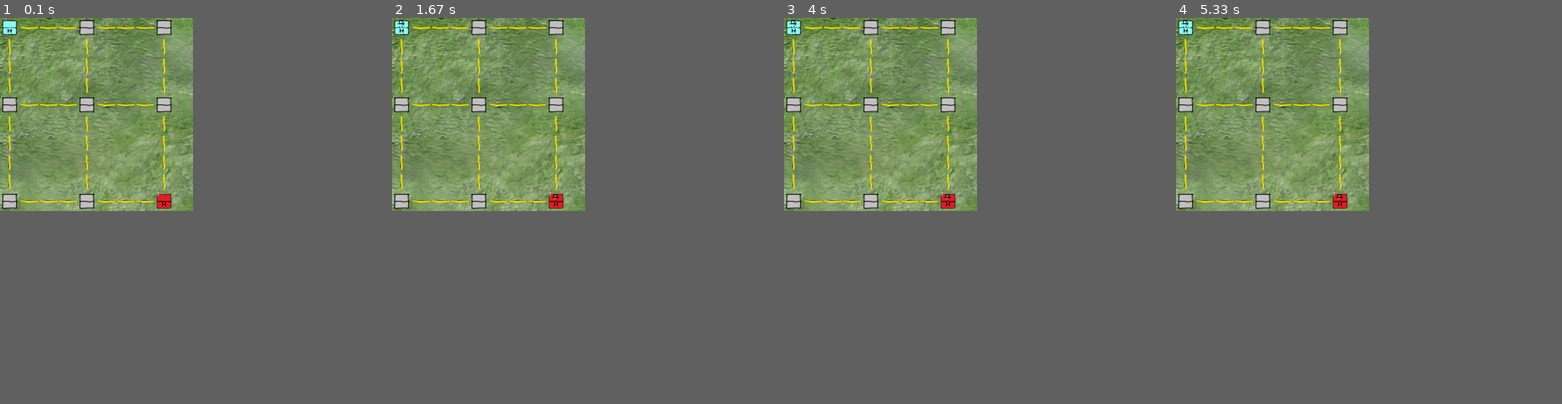
Above: before the commit, frames 1-4 (left to right).
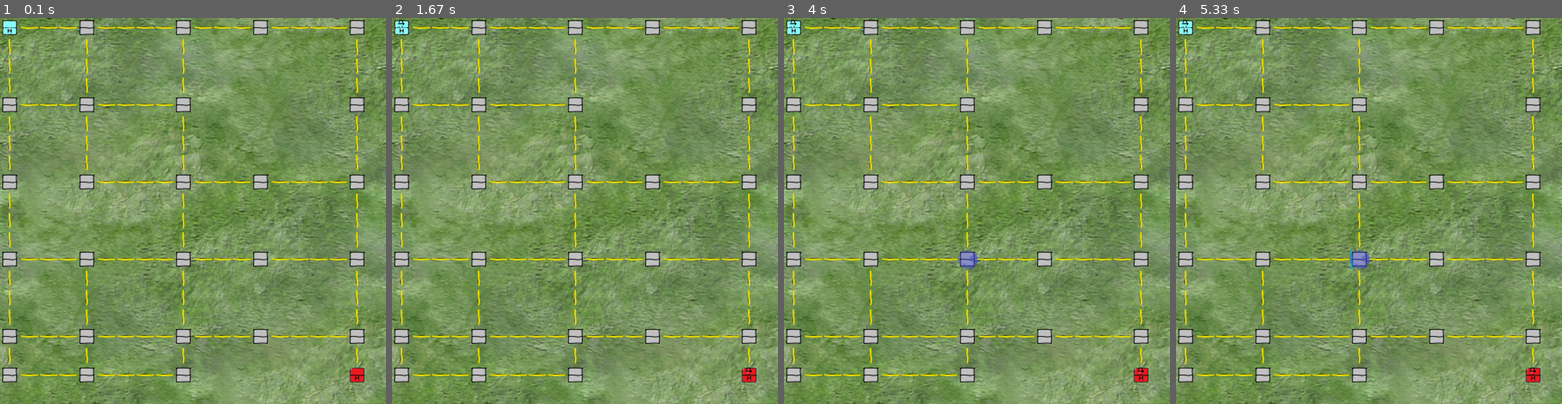
Above: after the commit, the same moments.

Repository: czebrose/ML_Projects
Game: pygame game, started from ML-Tutorial/NodeFightGame/game.py
The game is run twice, just before and just after one commit, with the same random seed, the same clock (stepped at 60 frames per second) and the same inputs.
Inputs (mouse positions are in pixels of both pictures, inside the frame that each line leads up to):
- Up to frame 1 (0.1 s): no input
- Up to frame 2 (1.67 s): click (585, 211) at 0.38 s
- Up to frame 3 (4 s): click (977, 257) at 3.72 s
- Up to frame 4 (5.33 s): hold Up 4-4.3 s; hold Right 4.33-4.8 s; hold Left from 4.83 s (still down)
In our replay, the window is 450x450 before the commit and 900x900 after it. These sizes can differ from the game's own. Grey fills any space a smaller window leaves; there, only what the larger window draws over its background counts as a difference.

The runs differ from the first frame. In frame 1, 76% of the frame differs, in the area x 0-100%, y 0-100%; in frame 2, 76%; in frame 3, 76%; in frame 4, 76%.

Commit message:
Added controls for the red player and fixed the orienation issue.

Diff:
--- /dev/null
+++ b/ML-Tutorial/NodeFightGame/building.py
@@ -0,0 +1,34 @@
+from enum import Enum
+import util
+import pygame
+
+
+HOME_BUILDING_IMG = util.load_img("building_home.png")
+
+
+class BuildingType(Enum):
+    ERROR = -1
+    EMPTY = 0
+    HOME = 1
+    MINE = 2
+    BARRACKS = 3
+
+
+class Building:
+    def __init__(self, type):
+        self.type = type
+
+    def can_spawn_unit(self):
+        return self.type is BuildingType.HOME or self.type is BuildingType.BARRACKS
+
+    def generate_gold(self):
+        if self.type is BuildingType.HOME:
+            return util.HOME_GOLD_PRODUCTION
+        elif self.type == BuildingType.MINE:
+            return util.MINE_GOLD_PRODUCTION
+        else:
+            return 0
+
+    def draw(self, win, pos):
+        if self.type == BuildingType.HOME:
+            win.blit(HOME_BUILDING_IMG, pos)
--- a/ML-Tutorial/NodeFightGame/game.py
+++ b/ML-Tutorial/NodeFightGame/game.py
@@ -7,8 +7,8 @@
 from road import Road
 
 
-WIN_WIDTH = 500
-WIN_HEIGHT = 500
+WIN_WIDTH = 1000
+WIN_HEIGHT = 1000
 
 BACKGROUND_IMG = util.load_img("background.png")
 
@@ -56,10 +56,6 @@
     for col in global_map:
         for location in col:
             if location is not None:
-                location.resolve_passing_conflicts()
-    for col in global_map:
-        for location in col:
-            if location is not None:
                 location.accept_unit()
     return global_map
 
@@ -84,30 +80,30 @@
     for c in map_file_contents:
         if c == 'N' or c == 'B' or c == 'R':
             node = Node(x_index, y_index, c)
-            new_map[x_index].append(node)
-            y_index += 1
+            new_map[y_index].append(node)
+            x_index += 1
         elif c == '+':
             road = Road(x_index, y_index)
-            new_map[x_index].append(road)
+            new_map[y_index].append(road)
+            x_index += 1
+        elif c == '\n':
+            x_index = 0
             y_index += 1
-        elif c == '\n':
-            y_index = 0
-            x_index += 1
             new_map.append([])
         else:
-            new_map[x_index].append(None)
-            y_index += 1
-    for x, col in enumerate(new_map):
-        for y, location in enumerate(col):
+            new_map[y_index].append(None)
+            x_index += 1
+    for y, row in enumerate(new_map):
+        for x, location in enumerate(row):
             if location:
-                if y < len(col) - 1:
-                    south_loc = new_map[x][y+1]
+                if x < len(row) - 1:
+                    east_loc = new_map[y][x+1]
+                    if east_loc:
+                        location.add_neighbor(Direction.EAST, east_loc)
+                if y < len(new_map) - 1:
+                    south_loc = new_map[y+1][x]
                     if south_loc:
                         location.add_neighbor(Direction.SOUTH, south_loc)
-                if x < len(new_map) - 1:
-                    east_loc = new_map[x+1][y]
-                    if east_loc:
-                        location.add_neighbor(Direction.EAST, east_loc)
     return new_map
 
 
--- a/ML-Tutorial/NodeFightGame/location.py
+++ b/ML-Tutorial/NodeFightGame/location.py
@@ -79,15 +79,6 @@
             loc.unit_in_loc = unit
             loc.expected_units = []
 
-    def resolve_passing_conflicts(self):
-        if len(self.expected_units) >= 1 and self.unit_in_loc is not None:
-            exp_unit_a, exp_loc_a = self.expected_units[0]
-            if len(exp_loc_a.expected_units) >= 1:
-                exp_unit_b, exp_loc_b = exp_loc_a.expected_units[0]
-                if self.unit_in_loc is exp_unit_b and self is exp_loc_b:
-                    exp_loc_a.expected_units = []
-                    self.expected_units = []
-
     def accept_unit(self):
         if len(self.expected_units) >= 1:
             unit, loc = self.expected_units[0]
--- a/ML-Tutorial/NodeFightGame/map_1.txt
+++ b/ML-Tutorial/NodeFightGame/map_1.txt
@@ -1,9 +1,19 @@
-B+++N++++N
-+   +    +
-+   +    +
-+   +    +
-N+++N++++N
-+   +    +
-+   +    +
-+   +    +
-N+++N++++R
+B+++N++++N+++N++++N
++   +    +        +
++   +    +        +
++   +    +        +
+N+++N++++N        N
++   +    +        +
++   +    +        +
++   +    +        +
+N   N++++N+++N++++N
++        +        +
++        +        +
++        +        +
+N+++N++++N+++N++++N
++   +    +        +
++   +    +        +
++   +    +        +
+N+++N++++N+++N++++N
++   +    +        +
+N+++N++++N        R
--- a/ML-Tutorial/NodeFightGame/node.py
+++ b/ML-Tutorial/NodeFightGame/node.py
@@ -5,6 +5,7 @@
 from unit import Unit, UnitType
 from location import Location
 from player import PlayerColor
+from building import BuildingType, Building
 
 
 RED_NODE_IMG = util.load_img("node_red.png")
@@ -20,29 +21,19 @@
 NODE_EXIT_BLUE_WEST_IMG = util.load_img("node_exit_blue_west.png")
 NODE_EXIT_BLUE_EAST_IMG = util.load_img("node_exit_blue_east.png")
 
-HOME_BUILDING_IMG = util.load_img("building_home.png")
-
-
-class Building(Enum):
-    ERROR = -1
-    EMPTY = 0
-    HOME = 1
-    MINE = 2
-    BARRACKS = 3
-
 
 class Node(Location):
     def __init__(self, x, y, node_type):
         Location.__init__(self, x, y)
         if node_type == 'N':
             self.owner = PlayerColor.NEUTRAL
-            self.building = Building.EMPTY
+            self.building = Building(BuildingType.EMPTY)
         elif node_type == 'B':
             self.owner = PlayerColor.BLUE
-            self.building = Building.HOME
+            self.building = Building(BuildingType.HOME)
         elif node_type == 'R':
             self.owner = PlayerColor.RED
-            self.building = Building.HOME
+            self.building = Building(BuildingType.HOME)
         self.spawn_type = UnitType.PIKEMAN
         self.spawn_timer = 0
         self.exit_direction = {PlayerColor.RED: None, PlayerColor.BLUE: None}
@@ -51,13 +42,13 @@
         Location.add_neighbor(self, direction, neighbor, set_neighbor)
 
     def collect_gold(self, players):
-        if self.building == Building.HOME:
-            players[self.owner].gold += util.HOME_GOLD_PRODUCTION
-        elif self.building == Building.MINE:
-            players[self.owner].gold += util.MINE_GOLD_PRODUCTION
+        if self.building:
+            players[self.owner].gold += self.building.generate_gold()
         return players
 
     def attempt_spawn(self, player_gold):
+        if self.building is None or not self.building.can_spawn_unit():
+            return player_gold
         if self.spawn_timer > 0:
             self.spawn_timer -= 1
         elif self.unit_in_loc is None and player_gold[self.owner].gold >= util.UNIT_COST:
@@ -75,6 +66,9 @@
         Location.accept_unit(self)
         if self.unit_in_loc is not None:
             self.unit_in_loc.direction = self.exit_direction
+            if self.owner is not self.unit_in_loc.owner:
+                self.owner = self.unit_in_loc.owner
+                self.building = None
 
     def check_click(self, x, y):
         top = self.y * util.NODE_WIDTH
@@ -109,10 +103,6 @@
         elif self.exit_direction[PlayerColor.BLUE] == Direction.WEST:
             win.blit(NODE_EXIT_BLUE_WEST_IMG, pos)
 
-    def draw_building(self, win, pos):
-        if self.building == Building.HOME:
-            win.blit(HOME_BUILDING_IMG, pos)
-
     def draw_unit(self, win, pos):
         if self.unit_in_loc is not None:
             self.unit_in_loc.draw(win, pos)
@@ -123,5 +113,6 @@
         pos = (pixel_x, pixel_y)
         self.draw_node(win, pos)
         self.draw_node_exit(win, pos)
-        self.draw_building(win, pos)
+        if self.building:
+            self.building.draw(win, pos)
         self.draw_unit(win, pos)
--- a/ML-Tutorial/NodeFightGame/player.py
+++ b/ML-Tutorial/NodeFightGame/player.py
@@ -45,7 +45,16 @@
                 elif keys[pygame.K_KP0]:
                     self.highlight_node.exit_direction[self.color] = None
             elif self.color == PlayerColor.RED:
-                pass
+                if keys[pygame.K_a]:
+                    self.highlight_node.exit_direction[self.color] = Direction.WEST
+                elif keys[pygame.K_d]:
+                    self.highlight_node.exit_direction[self.color] = Direction.EAST
+                elif keys[pygame.K_w]:
+                    self.highlight_node.exit_direction[self.color] = Direction.NORTH
+                elif keys[pygame.K_s]:
+                    self.highlight_node.exit_direction[self.color] = Direction.SOUTH
+                elif keys[pygame.K_x]:
+                    self.highlight_node.exit_direction[self.color] = None
 
         return global_map
 
--- a/ML-Tutorial/NodeFightGame/road.py
+++ b/ML-Tutorial/NodeFightGame/road.py
@@ -57,8 +57,8 @@
                 return direction
 
     def draw(self, win):
-        pixel_x = self.x * 50
-        pixel_y = self.y * 50
+        pixel_x = self.x * util.NODE_WIDTH
+        pixel_y = self.y * util.NODE_WIDTH
         if self.neighbors[Direction.NORTH] is not None:
             win.blit(NORTH_SOUTH_ROAD_EMPTY_IMG, (pixel_x, pixel_y))
         else:
